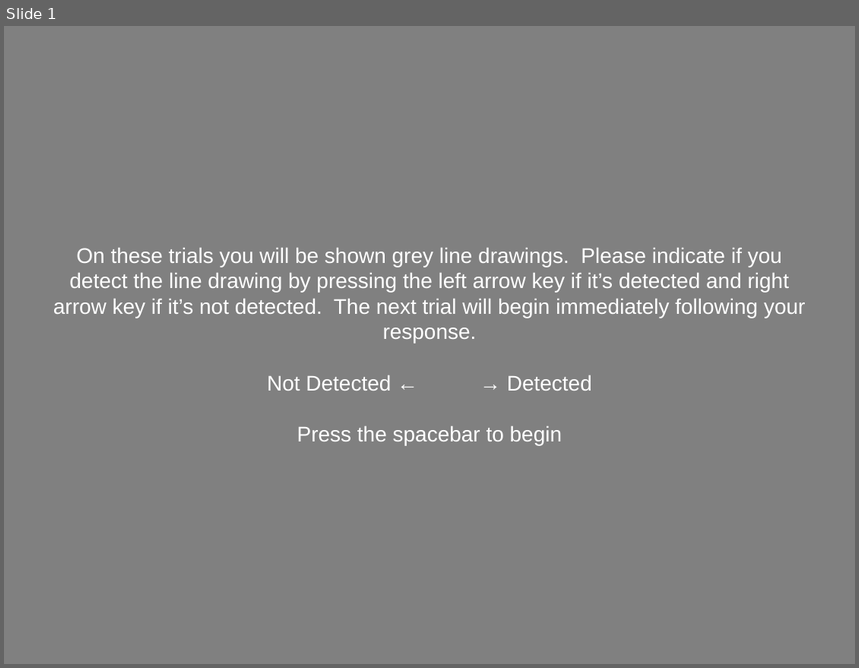
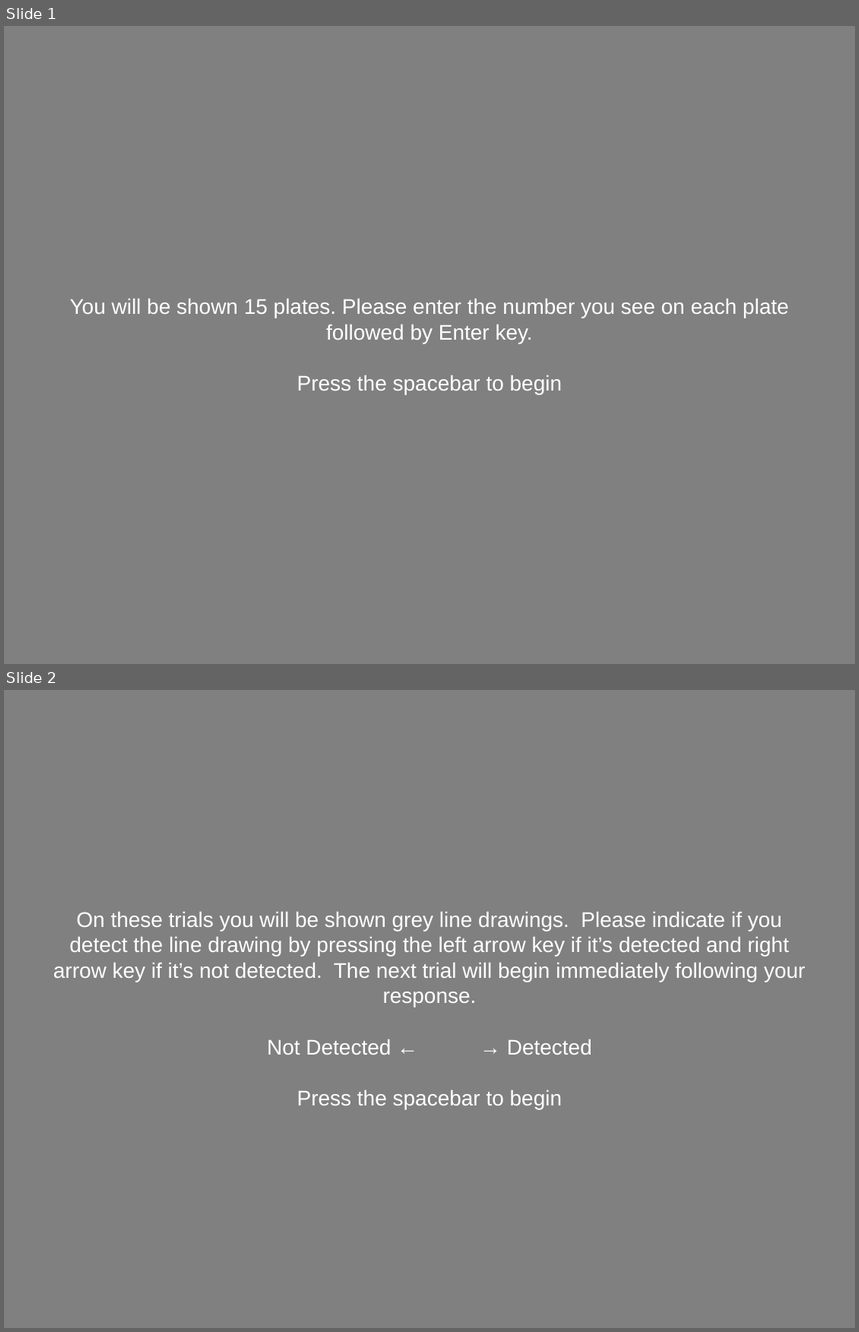
Before and after one commit to Roman-Belenya/psychophysics, a slide deck: images/instructions/instructions.pptx. Shown one above the other, each under a label of ours: slide 1 before the commit, slides 1 and 2 after it. The pictures are 859x668 and 859x1332 pixels, drawn with LibreOffice and Linux fonts; fonts in the diff are those of the drawing. Boxes give left, top, right and bottom in pixels: in the first picture for what was removed or moved away, otherwise in the second. Text is boxed around its words. In the diff, an @@ line names an element or a change of style, - is before the commit and + after.

```diff
--- a/images/instructions/instructions.pptx
+++ b/images/instructions/instructions.pptx
@@ slide 1 added at (4, 26, 855, 664), background #808080 @@
@@ text added at (70, 299, 789, 395), 18 pt, text #FFFFFF @@
+You will be shown 15 plates. Please enter the number you see on each plate followed by Enter key.
+Press the spacebar to begin
@@ what was slide 1 is now slide 2 @@
```
Also in this commit, not shown: 11 other files.
